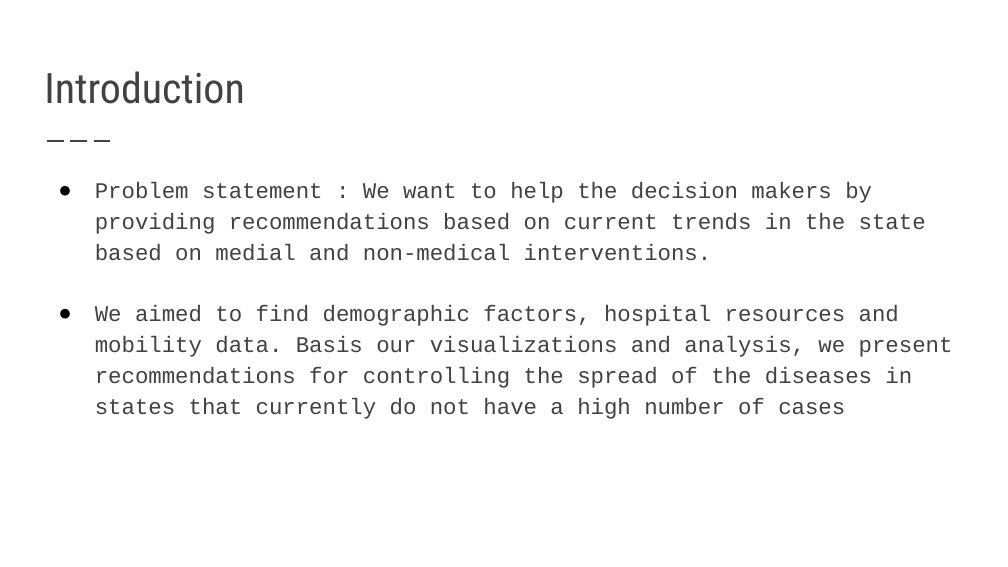
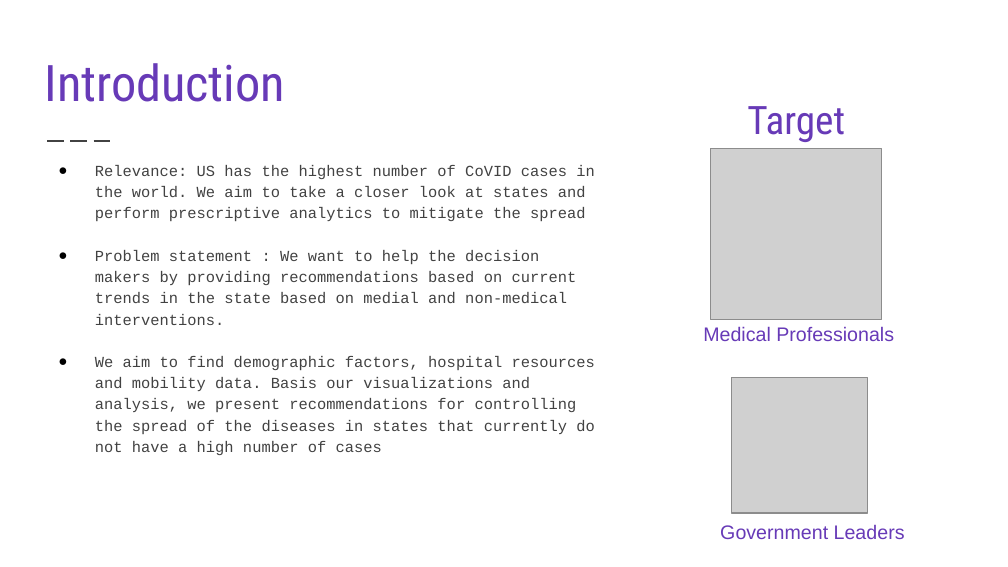
Before and after one commit to VardhiniM/COVID-19-Hackathon, a slide deck: slide 2 of Order of Phoenix.pptx. Drawn at 1008x567 pixels with LibreOffice and Linux fonts; fonts in the diff are those of the drawing; grey boxes stand for pictures. Boxes give left, top, right and bottom in pixels: in the first picture for what was removed or moved away, otherwise in the second. Text is boxed around its words. In the diff, an @@ line names an element or a change of style, - is before the commit and + after.

Commit message:
final version updated

```diff
--- a/Order of Phoenix.pptx
+++ b/Order of Phoenix.pptx
@@ title "Introduction" at box(44, 63, 285, 102): size 30 to 36 pt, text colour #424242 to #673AB7 @@
@@ text added at box(747, 106, 845, 142), 28 pt, text #673AB7 @@
+Target
@@ text "Relevance: US has the highest ...": place and size @@
-text "Relevance: US has the highest ..." at box(95, 182, 953, 419)
+text "Relevance: US has the highest ..." at box(95, 165, 595, 434)
@@ picture added at box(711, 148, 882, 320) @@
@@ text at box(95, 165, 595, 221): paragraph added @@
+● Relevance: US has the highest number of CoVID cases in the world. We aim to take a closer look at states and perform prescriptive analytics to mitigate the spread
@@ text at box(95, 250, 577, 325): size 16 to 11 pt in "Problem statement : We want to help ..." @@
@@ text added at box(703, 326, 894, 341), 14 pt, text #673AB7 @@
+Medical Professionals
@@ text at box(95, 356, 595, 434): text changed; size 16 to 11 pt @@
-● We aimed to find demographic factors, hospital resources and mobility data. Basis our visualizations and analysis, we present recommendations for controlling the spread of the diseases in states that currently do not have a high number of cases
+● We aim to find demographic factors, hospital resources and mobility data. Basis our visualizations and analysis, we present recommendations for controlling the spread of the diseases in states that currently do not have a high number of cases
@@ picture added at box(732, 377, 868, 513) @@
@@ text added at box(720, 525, 905, 539), 14 pt, text #673AB7 @@
+Government Leaders
```
Also in this commit, not shown: 10 other slides changed, 1 slide added, 2 slides removed.
